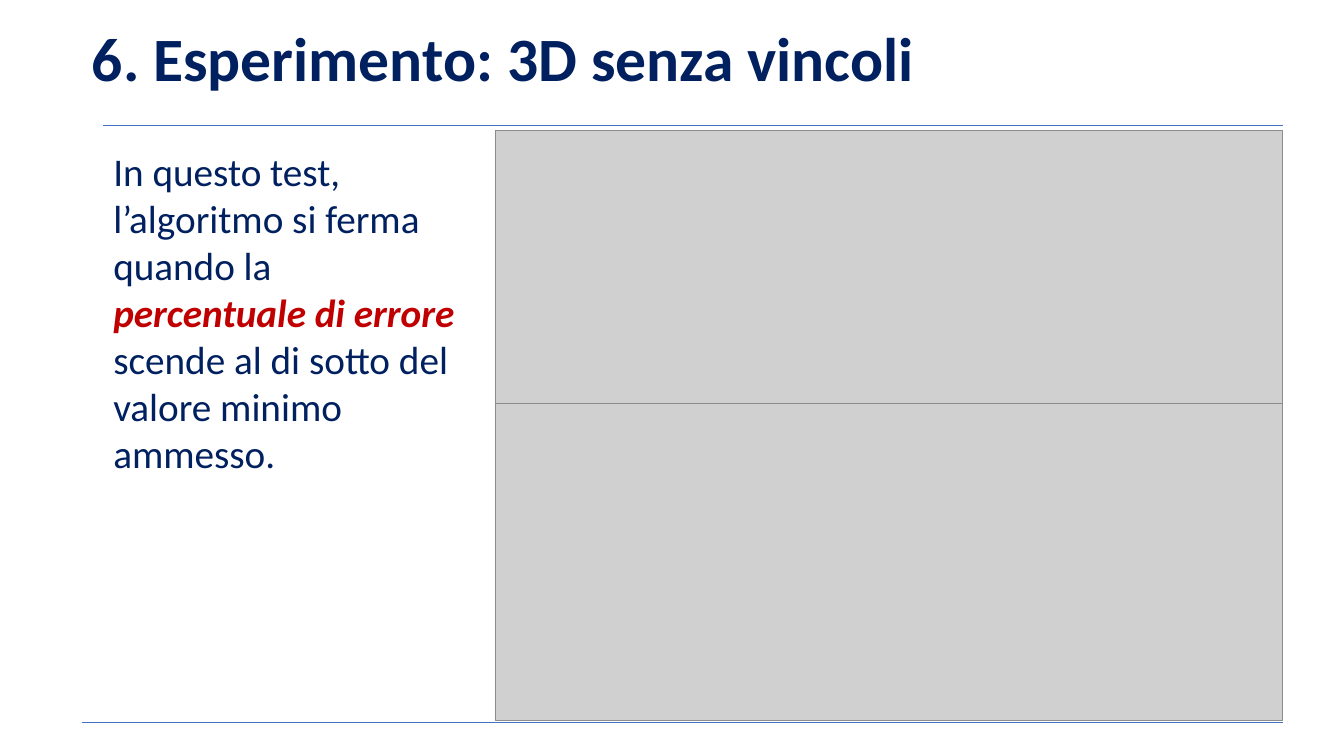
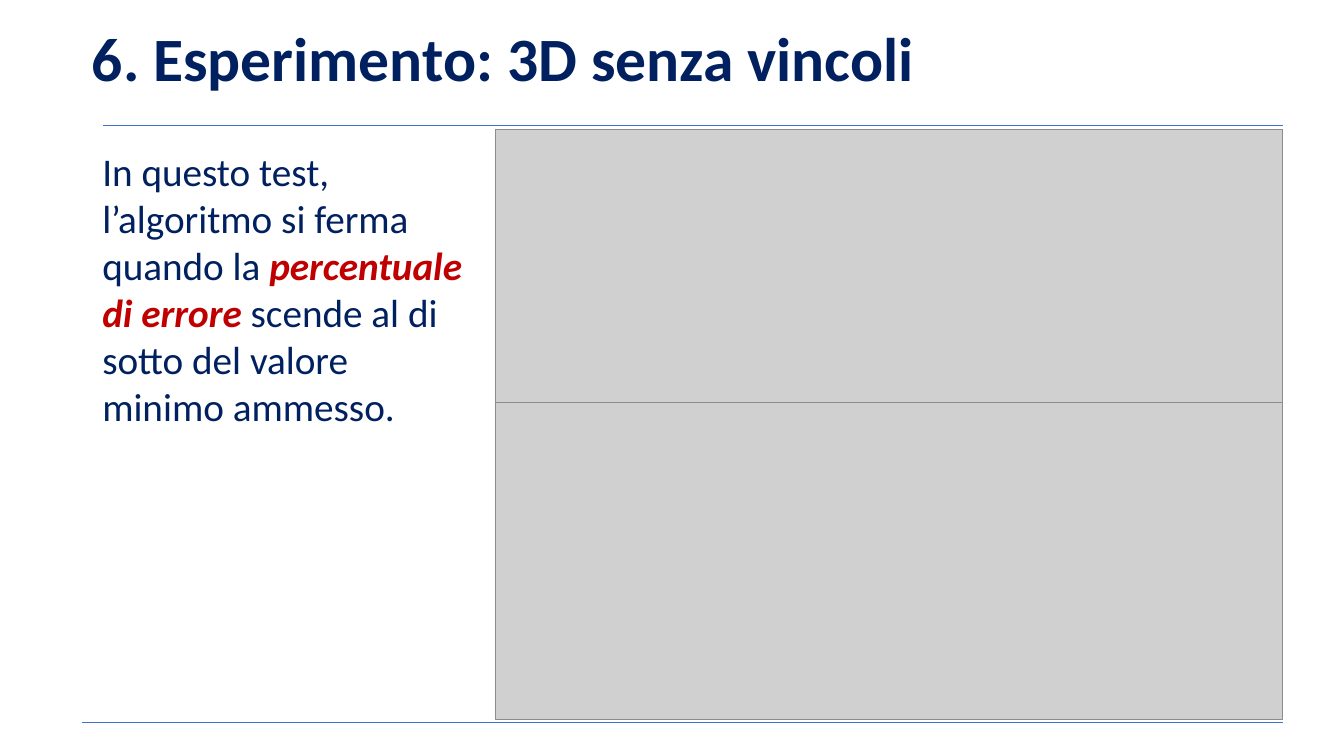
Before and after one commit to BernardoGiordano/NelderMeadMethod, a slide deck: slide 12 of writeup/Slides.pptx (slide 11 before the commit). Drawn at 1344x756 pixels with LibreOffice and Linux fonts; fonts in the diff are those of the drawing; grey boxes stand for pictures; background and template pictures are left out. Boxes give left, top, right and bottom in pixels: in the first picture for what was removed or moved away, otherwise in the second. Text is boxed around its words. In the diff, an @@ line names an element or a change of style, - is before the commit and + after.

```diff
--- a/writeup/Slides.pptx
+++ b/writeup/Slides.pptx
@@ text "In questo test, l’algoritmo si ..." rewrapped from [113,161,454,469] to [102,161,462,422] @@
```
Also in this commit, not shown: 5 other slides changed, 1 slide added.
